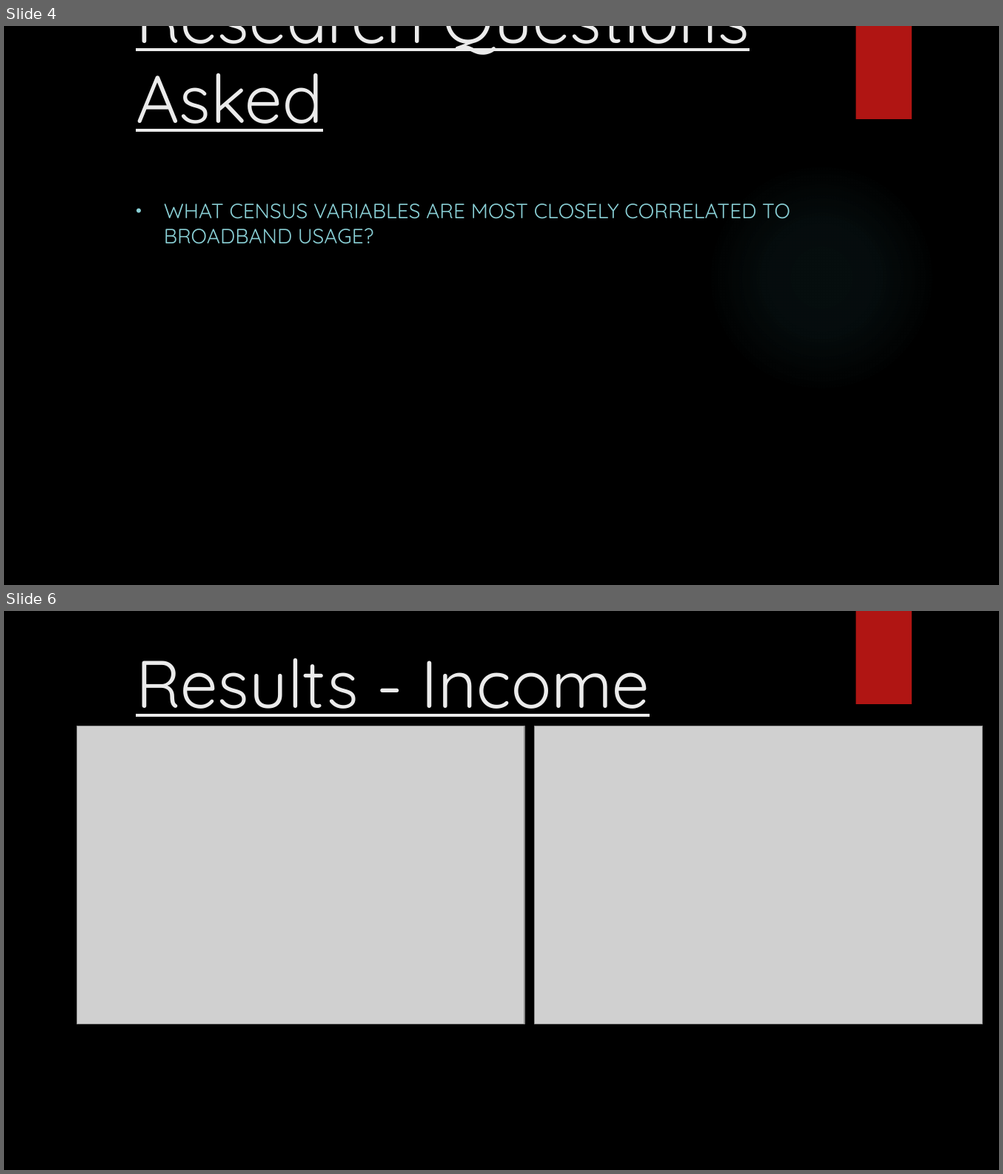
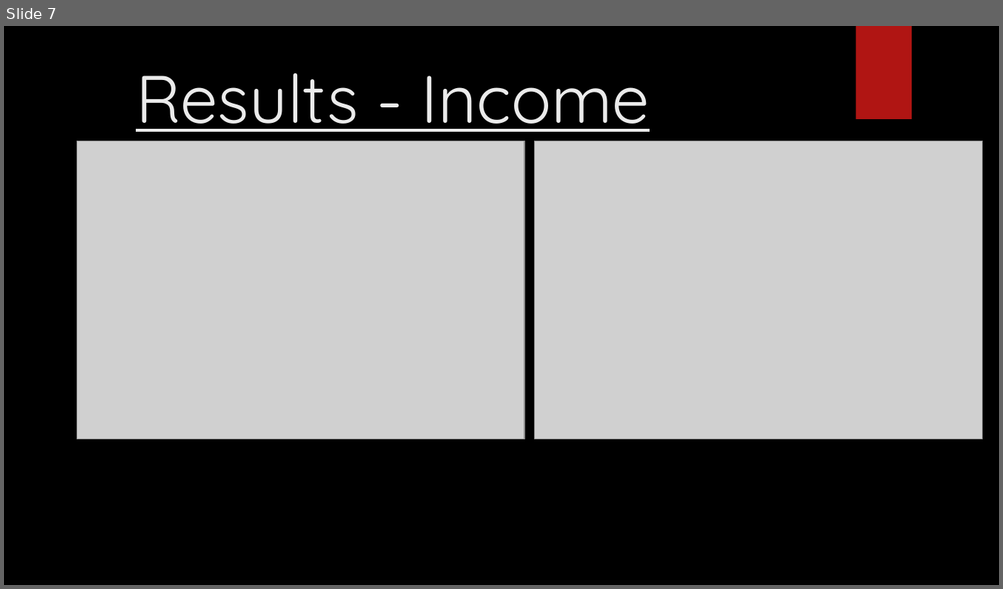
Before and after one commit to Falcon-d/Project-1-Broadband-Access, a slide deck: Project 1 Deck.pptx. Shown one above the other, each under a label of ours: slides 4 and 6 before the commit, slide 7 after it; the slides between them are not shown. The pictures are 1003x1174 and 1003x589 pixels, drawn with LibreOffice and Linux fonts; fonts in the diff are those of the drawing; grey boxes stand for pictures; background and template pictures are left out. Boxes give left, top, right and bottom in pixels: in the first picture for what was removed or moved away, otherwise in the second. Text is boxed around its words. In the diff, an @@ line names an element or a change of style, - is before the commit and + after.

```diff
--- a/Project 1 Deck.pptx
+++ b/Project 1 Deck.pptx
@@ slide 4 removed at bbox=[4, 26, 999, 585], background picture (left out); not listed: 1 template element that a slide beside it also shows @@
@@ title removed at bbox=[136, 26, 749, 132] @@
-Research Questions Asked
@@ ellipse removed at bbox=[706, 163, 936, 392] @@
@@ subtitle removed at bbox=[164, 204, 790, 244] @@
-• WHAT CENSUS VARIABLES ARE MOST CLOSELY CORRELATED TO BROADBAND USAGE?
@@ what was slide 6 is now slide 7 @@
```
Also in this commit, not shown: 5 slides changed, 2 slides added.
